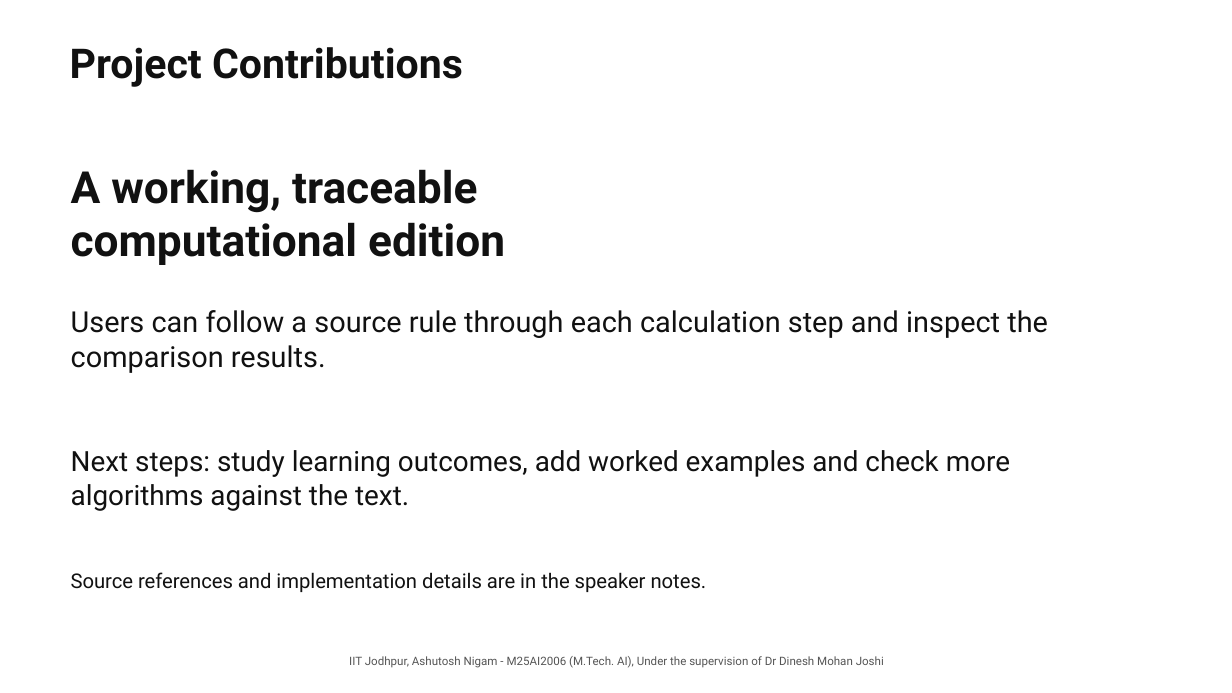
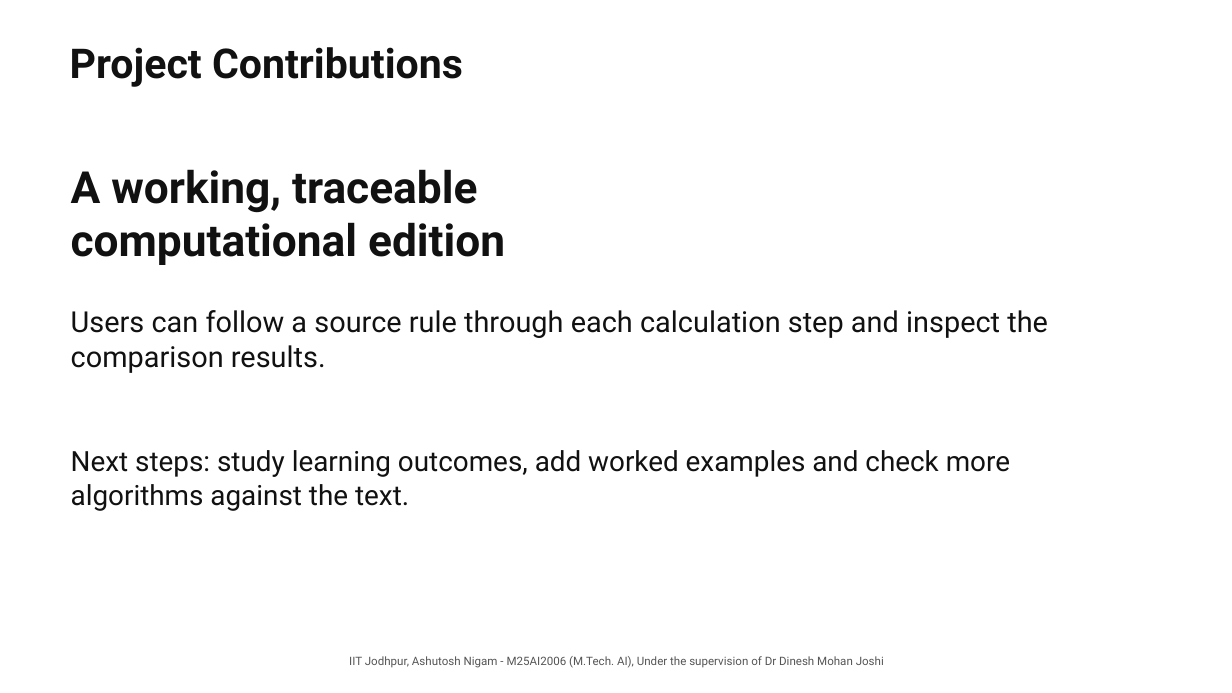
Before and after one commit to mrashutoshnigam/surya-siddhanta, a slide deck: slide 17 of docs/presentation/Surya_Siddhanta_MTP2_Presentation.pptx. Drawn at 1232x693 pixels with LibreOffice and Linux fonts; fonts in the diff are those of the drawing; background and template pictures are left out. Boxes give left, top, right and bottom in pixels: in the first picture for what was removed or moved away, otherwise in the second. Text is boxed around its words. In the diff, an @@ line names an element or a change of style, - is before the commit and + after.

Commit message:
Updated Presentation

```diff
--- a/docs/presentation/Surya_Siddhanta_MTP2_Presentation.pptx
+++ b/docs/presentation/Surya_Siddhanta_MTP2_Presentation.pptx
@@ text removed at (x1=71, y1=572, x2=707, y2=592) @@
-Source references and implementation details are in the speaker notes.
```
Also in this commit, not shown: 1 other file.
